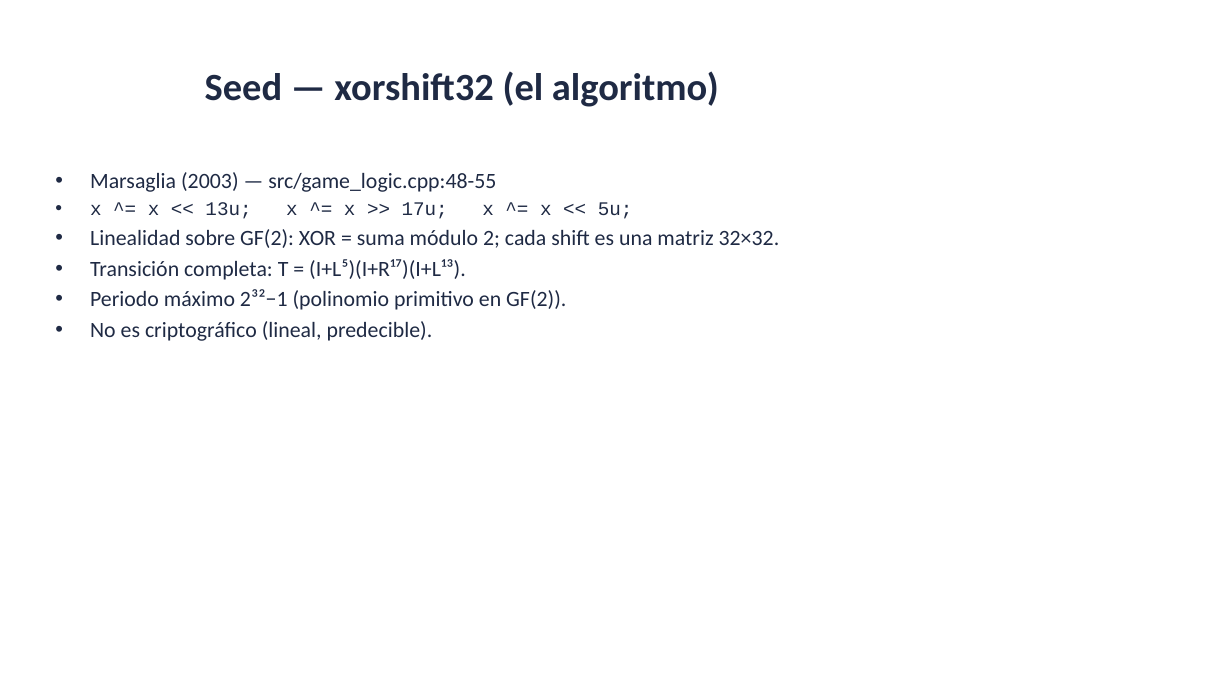
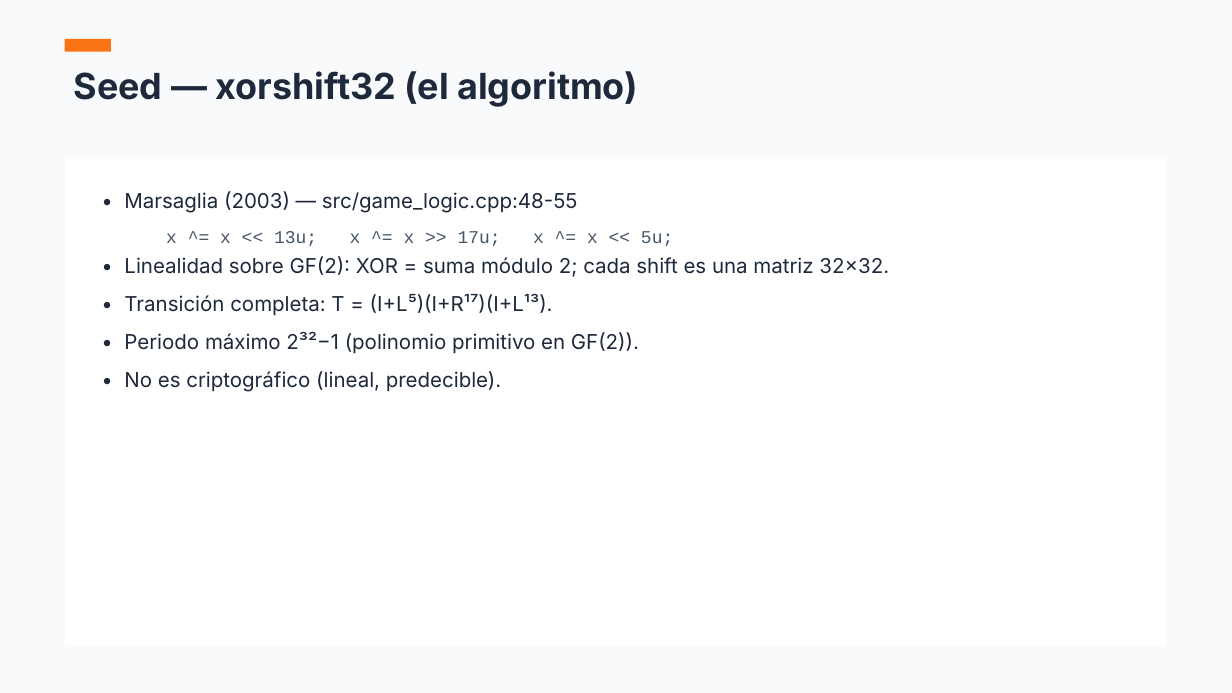
Before and after one commit to AlessandroKlein/PicoReflex, a slide deck: slide 6 of Presentacion_Defensa_PicoReflex.pptx. Drawn at 1232x693 pixels with LibreOffice and Linux fonts; fonts in the diff are those of the drawing. Boxes give left, top, right and bottom in pixels: in the first picture for what was removed or moved away, otherwise in the second. Text is boxed around its words. In the diff, an @@ line names an element or a change of style, - is before the commit and + after.

```diff
--- a/Presentacion_Defensa_PicoReflex.pptx
+++ b/Presentacion_Defensa_PicoReflex.pptx
@@ background #FFFFFF to #F8FAFC @@
@@ text "Seed — xorshift32 (el algoritmo)": place and size @@
-text "Seed — xorshift32 (el algoritmo)" at (205, 71, 719, 107)
+text "Seed — xorshift32 (el algoritmo)" at (74, 71, 638, 107)
@@ text "Seed — xorshift32 (el algoritmo)" at (74, 71, 638, 107): size 30 to 28 pt, font Calibri to Inter, text colour #1F2A44 to #1E293B; alignment centre to left; vertical alignment middle to top @@
@@ rectangle added at (65, 39, 111, 52), fill #F97316 @@
@@ rectangle added at (65, 157, 1167, 647), fill #FFFFFF @@
@@ text "• Marsaglia (2003) — src/game_logic.cpp:48-55": place and size @@
-text "• Marsaglia (2003) — src/game_logic.cpp:48-55" at (90, 172, 780, 341)
+text "• Marsaglia (2003) — src/game_logic.cpp:48-55" at (124, 191, 889, 392)
@@ text at (124, 191, 578, 213): text changed; size 17 to 16 pt; font Calibri to Inter; text colour #1F2A44 to #1E293B @@
-• Marsaglia (2003) — src/game_logic.cpp:48-55
+• Marsaglia (2003) — src/game_logic.cpp:48-55
@@ text at (166, 231, 673, 246): size 15 to 14 pt, text colour #1F2A44 to #475569 in "x ^= x << 13u; x ^= ..."; bullet • to none; line spacing 1 to 1.12 @@
@@ text at (124, 256, 889, 392): text changed; size 17 to 16 pt; font Calibri to Inter; text colour #1F2A44 to #1E293B @@
-• Linealidad sobre GF(2): XOR = suma módulo 2; cada shift es una matriz 32×32.
-• Transición completa: T = (I+L⁵)(I+R¹⁷)(I+L¹³).
-• Periodo máximo 2³²−1 (polinomio primitivo en GF(2)).
-• No es criptográfico (lineal, predecible).
+• Linealidad sobre GF(2): XOR = suma módulo 2; cada shift es una matriz 32×32.
+• Transición completa: T = (I+L⁵)(I+R¹⁷)(I+L¹³).
+• Periodo máximo 2³²−1 (polinomio primitivo en GF(2)).
+• No es criptográfico (lineal, predecible).
```
Also in this commit, not shown: 11 other slides changed, 2 other files.
